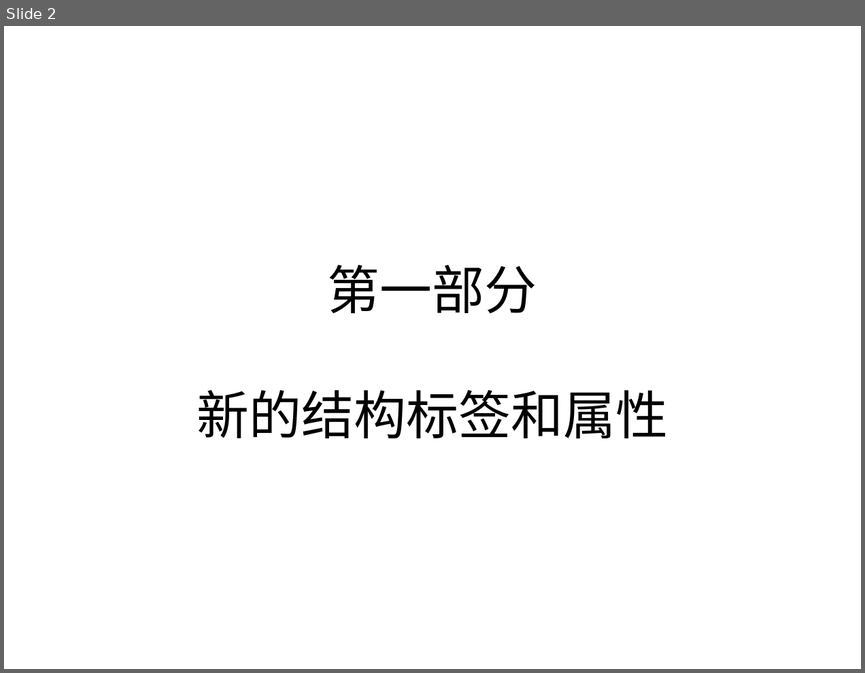
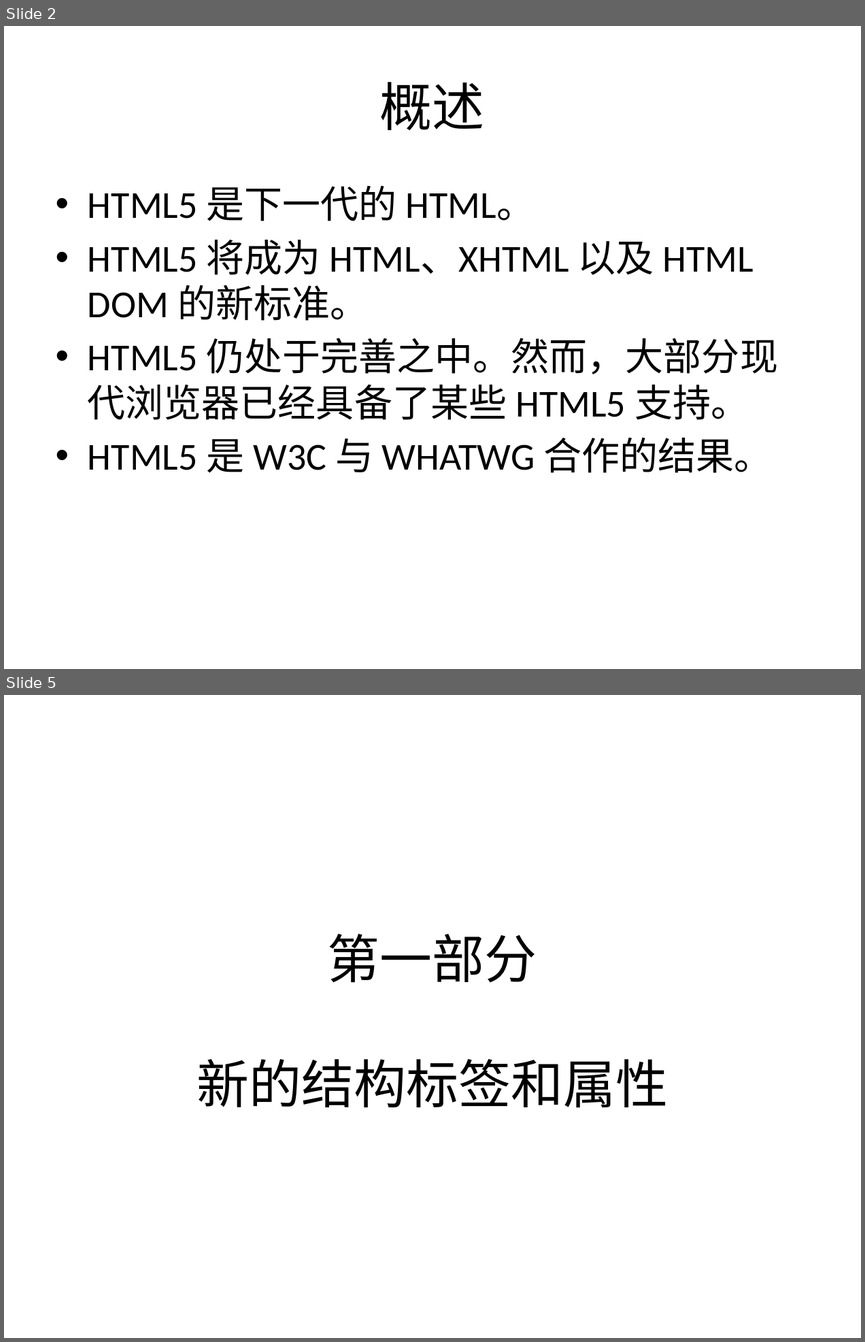
Before and after one commit to pear171902790/Html5, a slide deck: HTML5.pptx. Shown one above the other, each under a label of ours: slide 2 before the commit, slides 2 and 5 after it; the slides between them are not shown. The pictures are 865x673 and 865x1342 pixels, drawn with LibreOffice and Linux fonts; fonts in the diff are those of the drawing. Boxes give left, top, right and bottom in pixels: in the first picture for what was removed or moved away, otherwise in the second. Text is boxed around its words. In the diff, an @@ line names an element or a change of style, - is before the commit and + after.

```diff
--- a/HTML5.pptx
+++ b/HTML5.pptx
@@ slide 2 added at (4, 26, 861, 669), background #FFFFFF @@
@@ title added at (380, 82, 485, 130), 44 pt, text #000000 @@
+概述
@@ text added at (88, 186, 778, 473), 32 pt, text #000000 @@
+• HTML5 是下一代的 HTML。
+• HTML5 将成为 HTML、XHTML 以及 HTML DOM 的新标准。
+• HTML5 仍处于完善之中。然而，大部分现代浏览器已经具备了某些 HTML5 支持。
+• HTML5 是 W3C 与 WHATWG 合作的结果。
@@ what was slide 2 is now slide 5 @@
```
Also in this commit, not shown: 1 slide changed, 3 other slides added, 1 slide removed, 35 other files.
